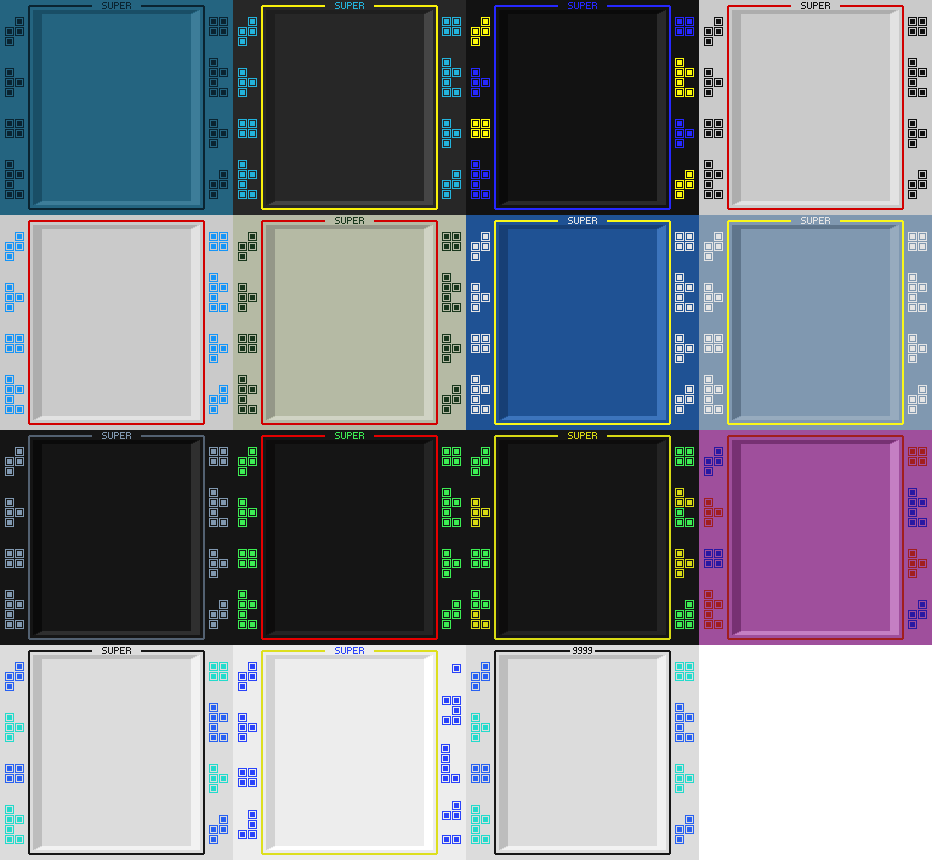
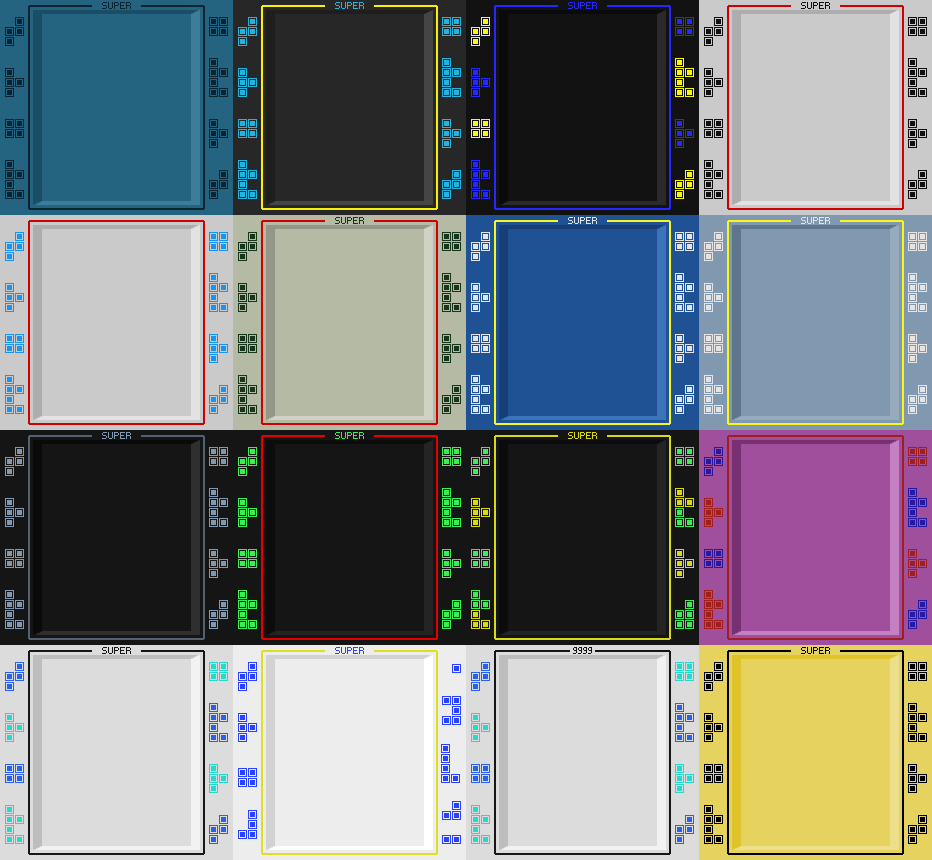
Two versions of the same layered image (932px x 860px). Layer-by-layer changes:
painted on "Layer 4" over [699, 645, 932, 860]
